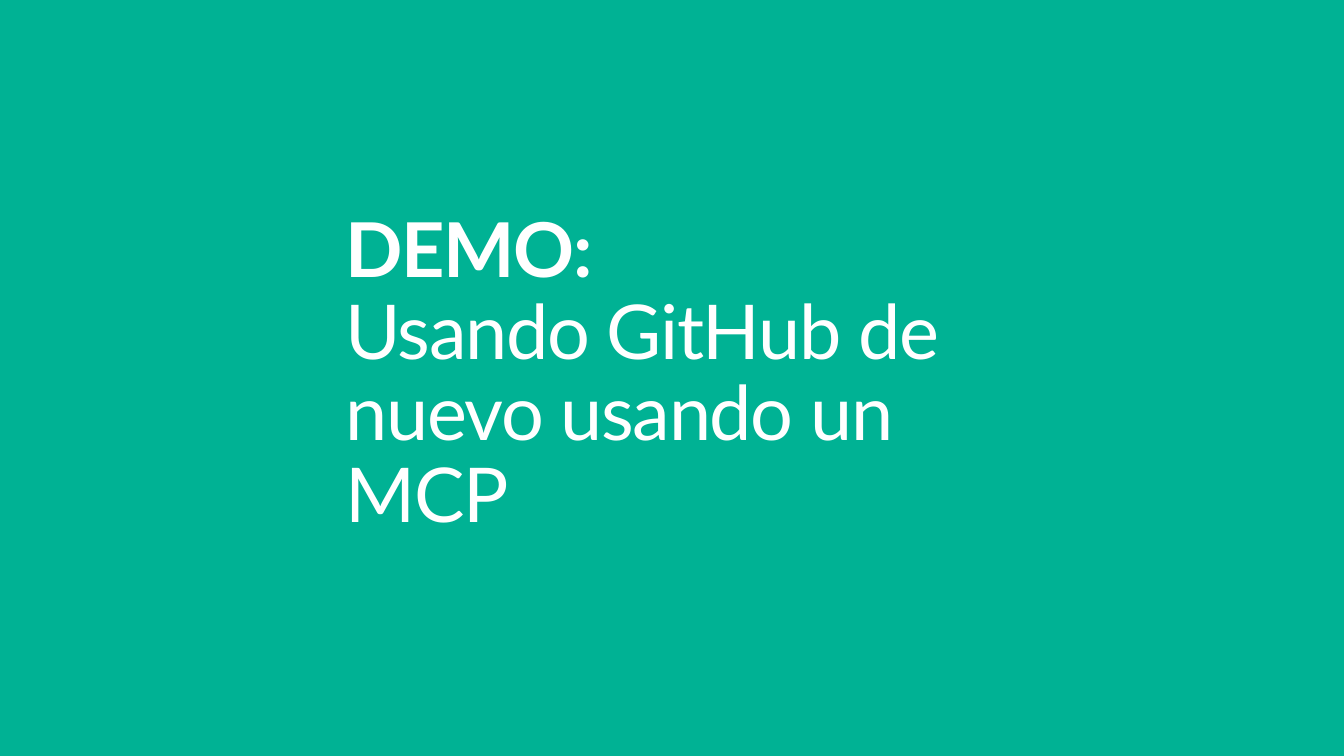
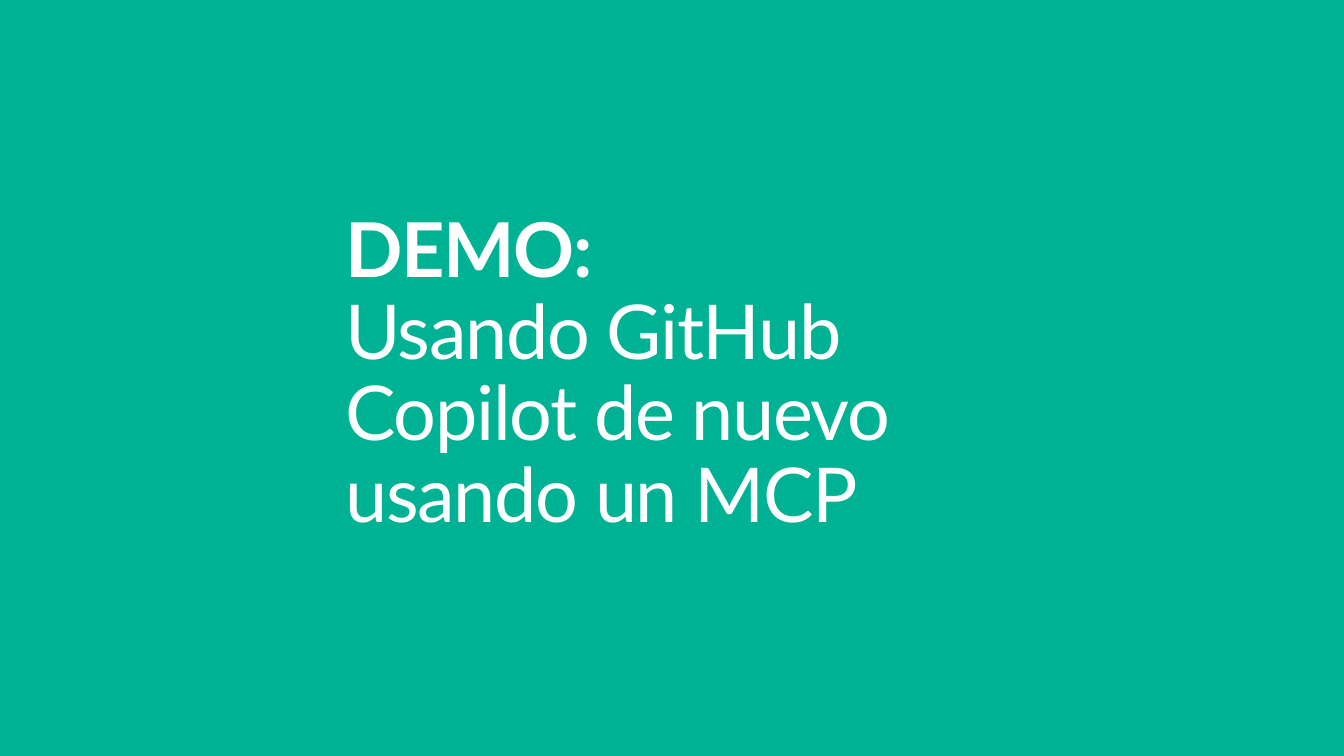
Before and after one commit to jsuarezruiz/sevilladotnet-mcp-materials, a slide deck: slide 28 of introduccion-mcp.pptx. Drawn at 1344x756 pixels with LibreOffice and Linux fonts; fonts in the diff are those of the drawing. Boxes give left, top, right and bottom in pixels: in the first picture for what was removed or moved away, otherwise in the second. Text is boxed around its words. In the diff, an @@ line names an element or a change of style, - is before the commit and + after.

Commit message:
Updated slides

```diff
--- a/introduccion-mcp.pptx
+++ b/introduccion-mcp.pptx
@@ title at [346, 221, 891, 523]: text changed @@
-DEMO:
-Usando GitHub de nuevo usando un MCP
+DEMO:
+Usando GitHub Copilot de nuevo usando un MCP
```
Also in this commit, not shown: 1 slide added, 1 slide removed.
